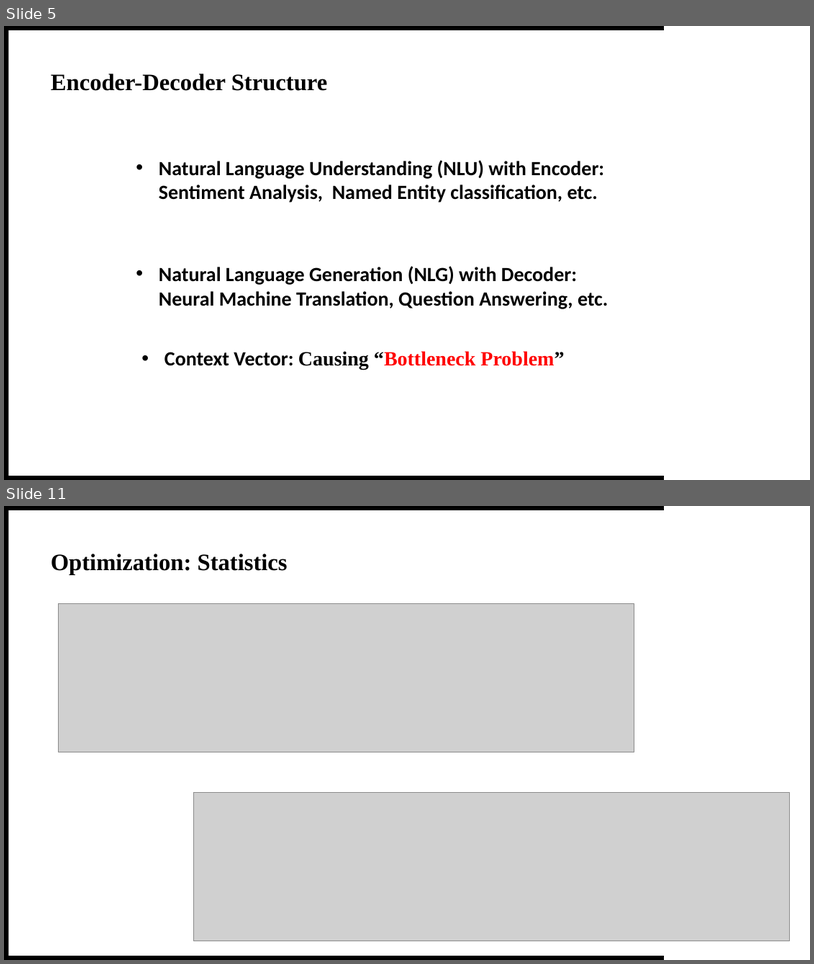
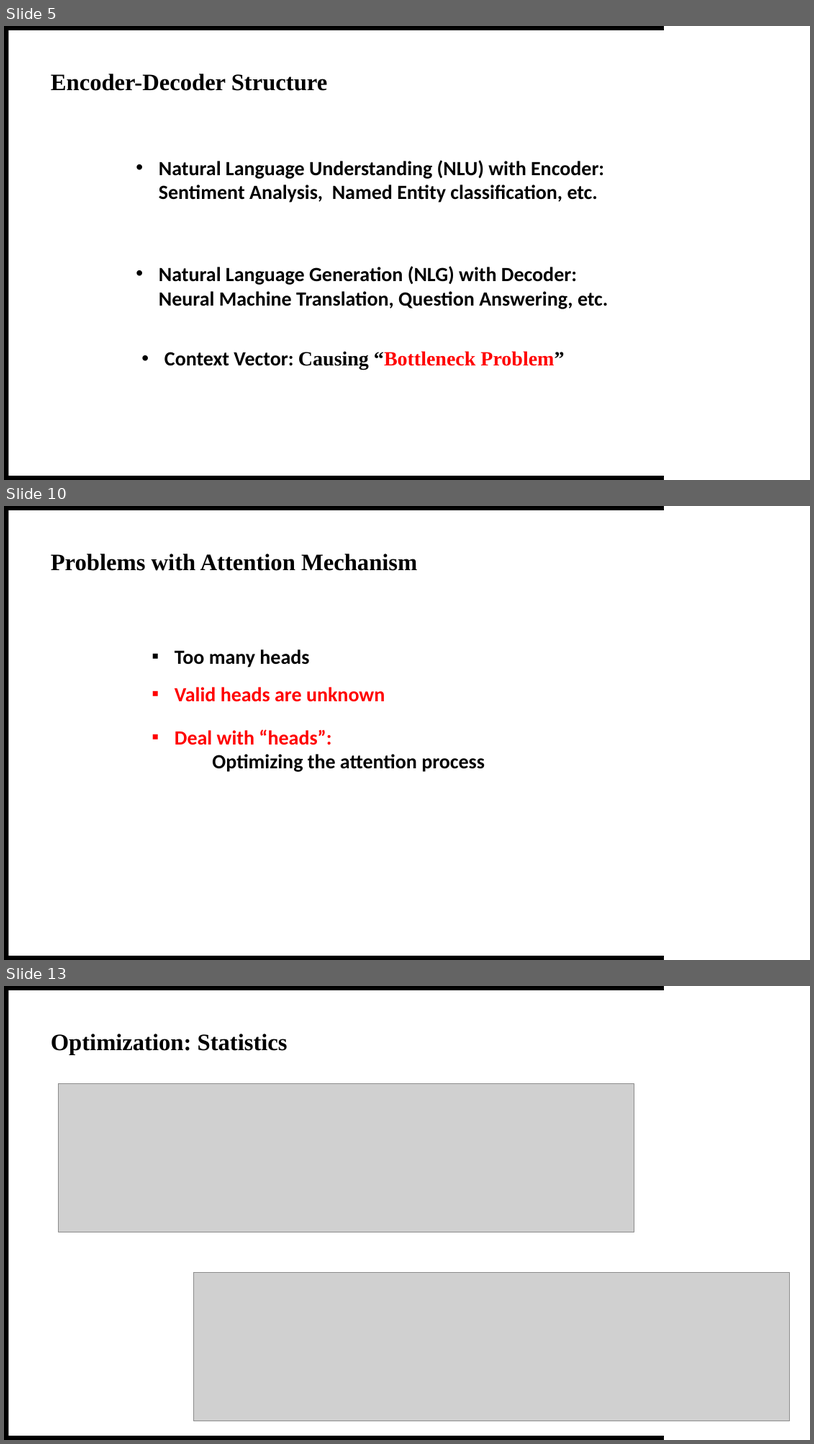
Before and after one commit to theQuert/inlpfun, a slide deck: Lab/REP.pptx. Shown one above the other, each under a label of ours: slides 5 and 11 before the commit, slides 5, 10 and 13 after it; the slides between them are not shown. The pictures are 814x964 and 814x1444 pixels, drawn with LibreOffice and Linux fonts; fonts in the diff are those of the drawing; grey boxes stand for pictures; background and template pictures are left out. Boxes give left, top, right and bottom in pixels: in the first picture for what was removed or moved away, otherwise in the second. Text is boxed around its words. In the diff, an @@ line names an element or a change of style, - is before the commit and + after.

```diff
--- a/Lab/REP.pptx
+++ b/Lab/REP.pptx
@@ slide 10 added at (4,506,810,960), background #FFFFFF; not listed: 3 template elements that a slide beside it also shows @@
@@ text added at (51,554,417,571), 28 pt, text #000000, bold @@
+Problems with Attention Mechanism
@@ text added at (175,649,309,667), 24 pt, text #000000, bold @@
+▪ Too many heads
@@ text added at (175,687,385,702), 24 pt, text #FF0000, bold @@
+▪ Valid heads are unknown
@@ text added at (175,729,485,772), 24 pt, text #000000, bold @@
+▪ Deal with “heads”:
+  Optimizing the attention process
@@ what was slide 11 is now slide 13 @@
```
Also in this commit, not shown: 9 slides changed, 1 other slide added, 6 other files.
